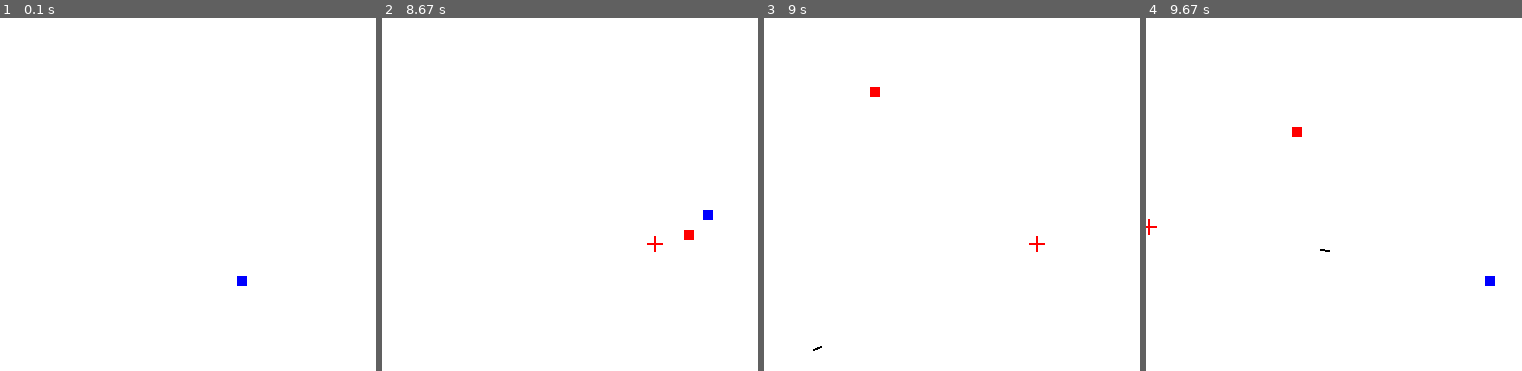
Above: before the commit, frames 1-4 (left to right).
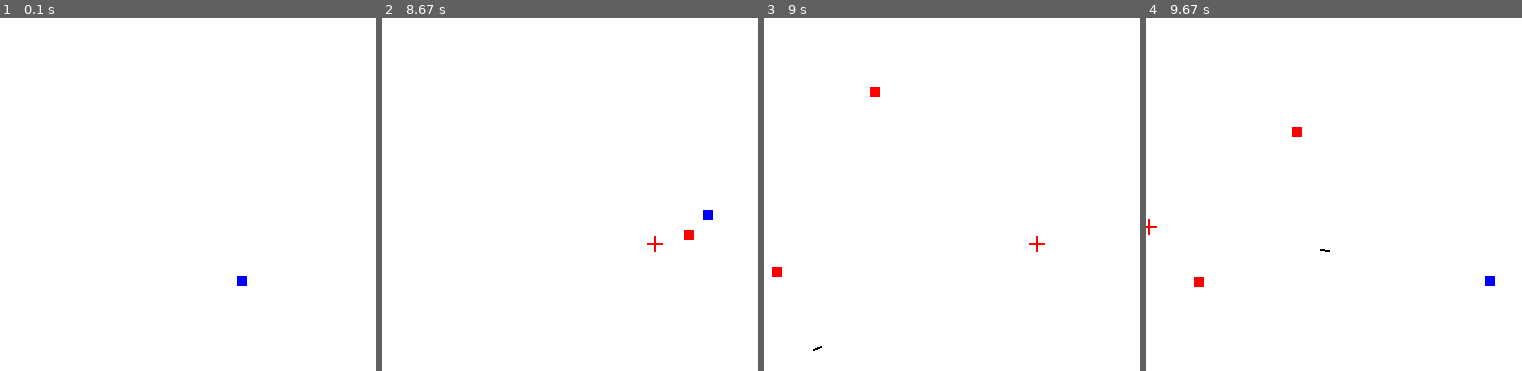
Above: after the commit, the same moments.

Repository: zwang20/Chaos
Game: pygame game, started from chaos.py
Same seed, same stepped clock (60 frames per second), same inputs: the game is played once before the commit and once after it.
Inputs (mouse positions are % of the whole screen's width and height, from its top left):
- Up to frame 1 (0.1 s): no input
- Up to frame 2 (8.67 s): tap Space at 0.33, 0.73, 1.03, 1.23, 1.57, 1.87, 2.07, 2.37, 2.63, 2.97, 3.27, 3.4, 3.8, 4.1, 4.47, 4.87, 5.17, 5.37, 5.67, 5.87, 6.2, 6.5, 6.7, 7, 7.27, 7.6, 7.9, 8.03, 8.43 s; hold Right 0.67-1.13 s; move the mouse to (87, 54) at 0.7 s; tap 2 at 0.82, 2.15, 3.48, 4.95, 6.28, 7.68 s; hold Up 1.17-1.47 s; move the mouse to (28, 58) at 1.2 s; hold Right 1.5-1.97 s; move the mouse to (20, 40) at 1.53 s; hold Left 2-2.53 s; move the mouse to (69, 17) at 2.03 s; hold Down 2.57-2.87 s; move the mouse to (65, 67) at 2.6 s; hold Left 2.9-3.3 s; move the mouse to (55, 19) at 2.93 s; hold Up 3.33-3.7 s; move the mouse to (15, 54) at 3.37 s; hold Right 3.73-4.37 s; move the mouse to (55, 69) at 3.77 s; tap 1 at 3.88, 5.45, 6.78, 8.12 s; hold Down 4.4-4.77 s; move the mouse to (50, 38) at 4.43 s; hold Left 4.8-5.27 s; move the mouse to (80, 75) at 4.83 s; hold Right 5.3-5.77 s; move the mouse to (36, 20) at 5.33 s; hold Up 5.8-6.1 s; move the mouse to (81, 47) at 5.83 s; hold Right 6.13-6.6 s; move the mouse to (13, 32) at 6.17 s; hold Left 6.63-7.17 s; move the mouse to (92, 48) at 6.67 s; hold Down 7.2-7.5 s; move the mouse to (76, 37) at 7.23 s; hold Left 7.53-7.93 s; move the mouse to (91, 79) at 7.57 s; hold Up 7.97-8.33 s; move the mouse to (21, 19) at 8 s; hold Right from 8.37 s (still down); move the mouse to (58, 52) at 8.4 s
- Up to frame 3 (9 s): keep holding Right; tap Space at 8.73 s
- Up to frame 4 (9.67 s): release Right at 9 s; hold Down 9.03-9.4 s; move the mouse to (23, 69) at 9.07 s; tap Space at 9.1, 9.5 s; tap 2 at 9.18 s; hold Left from 9.43 s (still down); move the mouse to (22, 50) at 9.47 s; tap 1 at 9.58 s
The pictures show only the part of the screen within x 22-72%, y 20-70%; the shares and areas given below are measured in that part.

Frames 1-2 are identical in both runs. In frame 3, less than 0.1% of the frame differs, in the area x 2-5%, y 70-74%; in frame 4, less than 0.1%.

Commit message:
Added death

Diff:
--- a/chaos.py
+++ b/chaos.py
@@ -136,6 +136,8 @@
 
     def update(self):
         self.ai()
+        if pygame.sprite.spritecollide(self, Player.family, False):
+            print('You died')
 
 
 class Bullet(GameObj):
@@ -186,6 +188,7 @@
             self.kill()
 
         if pygame.sprite.spritecollide(self, Enemy.family, True):
+            smart_spawn()
             smart_spawn()
 
         if pygame.sprite.spritecollide(self, Block.family, False):
